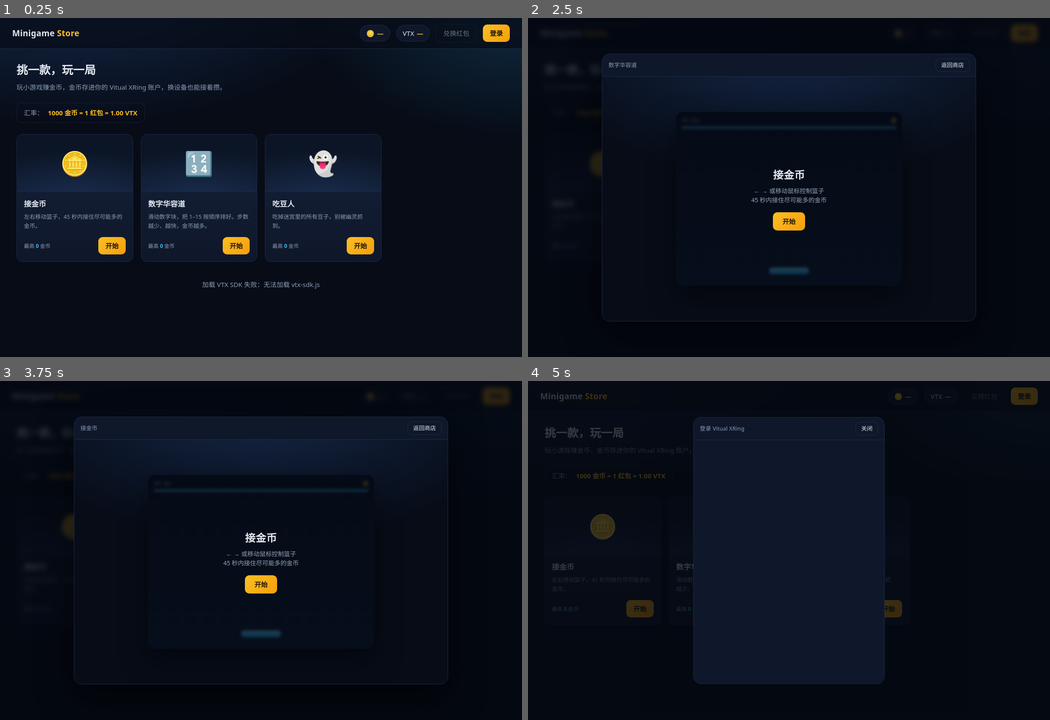
Above: before the commit, frames 1-4 (two rows, left to right).
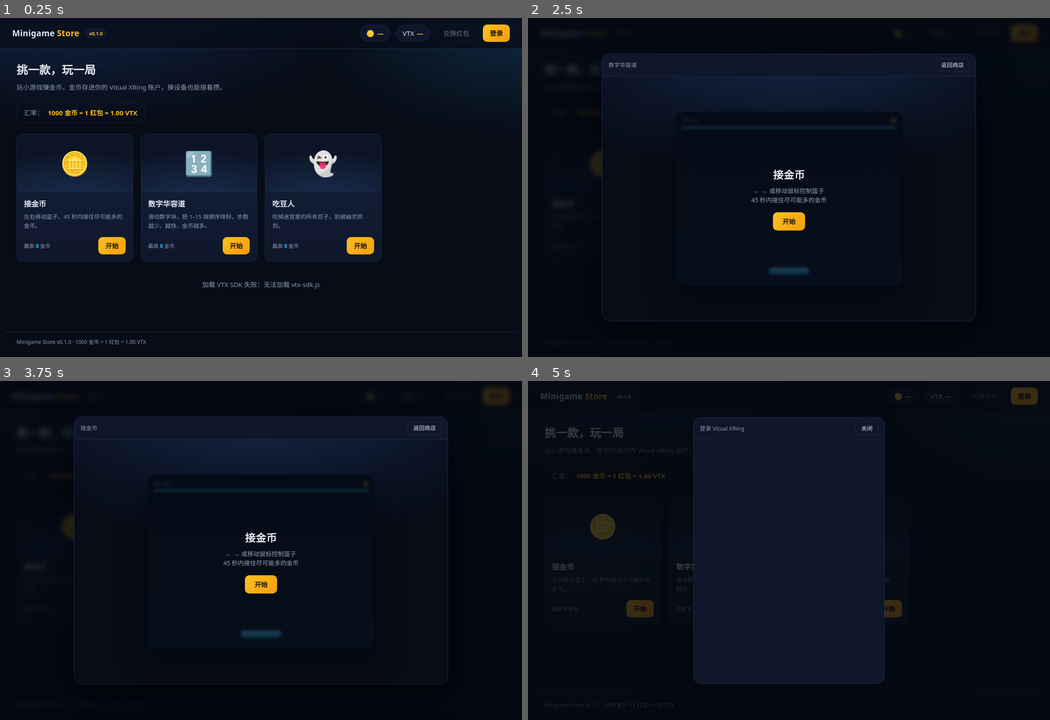
Above: after the commit, the same moments.

Repository: Caldson/minigames-store
Game: browser game, page index.html
Same seed, same stepped clock (60 frames per second), same inputs: the game is played once before the commit and once after it.
Inputs:
- Up to frame 1 (0.25 s): no input
- Up to frame 2 (2.5 s): click "开始" at 0.27 s; click "返回商店" at 1.27 s; click "开始" at 1.77 s; click "返回商店" at 1.87 s; click "开始" at 2.47 s
- Up to frame 3 (3.75 s): click "返回商店" at 3.07 s; click "开始" at 3.67 s
- Up to frame 4 (5 s): click "返回商店" at 4.27 s; click "登录" at 4.87 s

The runs differ from the first frame. In frame 1, 0.3% of the frame differs, in the area x 0-100%, y 3-97%; in frame 2, less than 0.1%; in frame 3, less than 0.1%; in frame 4, less than 0.1%.

Commit message:
Add version badge v0.1.0 to store page

Diff:
--- a/assets/store.css
+++ b/assets/store.css
@@ -63,6 +63,29 @@
 }
 .brand span { color: var(--gold); }
 
+.version {
+  display: inline-block;
+  margin-left: 8px;
+  padding: 1px 8px;
+  border-radius: 999px;
+  background: var(--panel);
+  border: 1px solid var(--line);
+  color: var(--muted);
+  font-size: 11px;
+  font-weight: 600;
+  letter-spacing: 0;
+  vertical-align: 2px;
+}
+
+.footer {
+  margin: 28px auto 0;
+  max-width: 1180px;
+  padding: 14px 28px 24px;
+  color: var(--muted);
+  font-size: 12px;
+  border-top: 1px solid var(--line);
+}
+
 .wallet {
   margin-left: auto;
   display: flex;
--- a/index.html
+++ b/index.html
@@ -9,7 +9,7 @@
 </head>
 <body>
   <header class="topbar">
-    <div class="brand">Minigame <span>Store</span></div>
+    <div class="brand">Minigame <span>Store</span> <span class="version" title="版本">v0.1.0</span></div>
     <div class="wallet">
       <span class="pill" title="金币">🪙 <b id="coins">—</b></span>
       <span class="pill" title="VTX 余额">VTX <b id="balance">—</b></span>
@@ -28,6 +28,10 @@
     <section id="grid" class="grid"></section>
     <div id="empty" class="empty hidden">正在加载游戏目录…</div>
   </main>
+
+  <footer class="footer">
+    Minigame Store v0.1.0 · 1000 金币 = 1 红包 = 1.00 VTX
+  </footer>
 
   <div id="stage" class="stage hidden">
     <div class="stage-inner">
